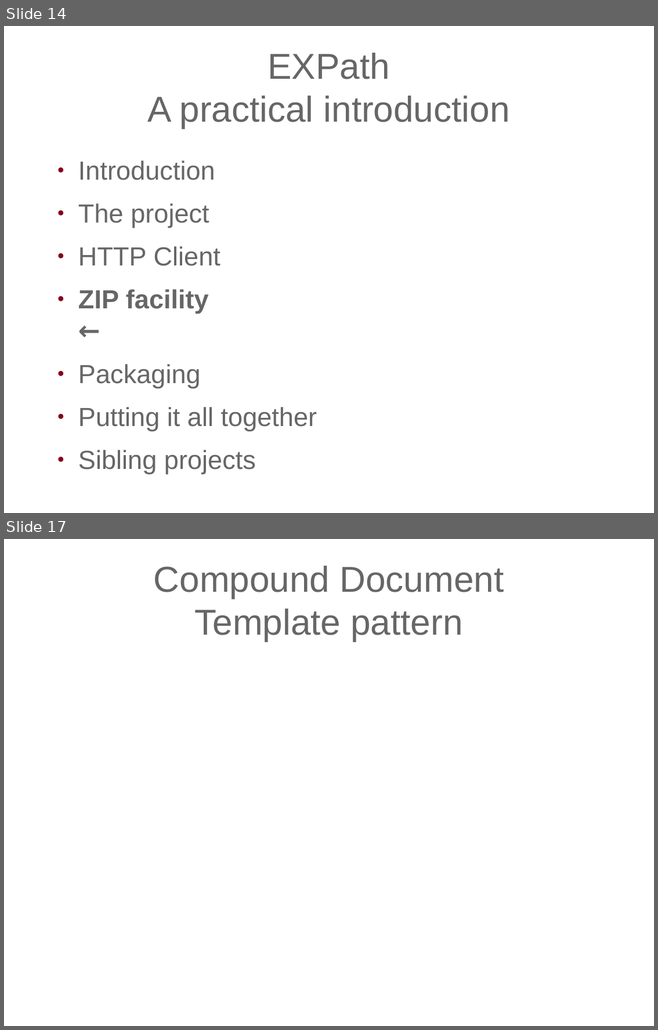
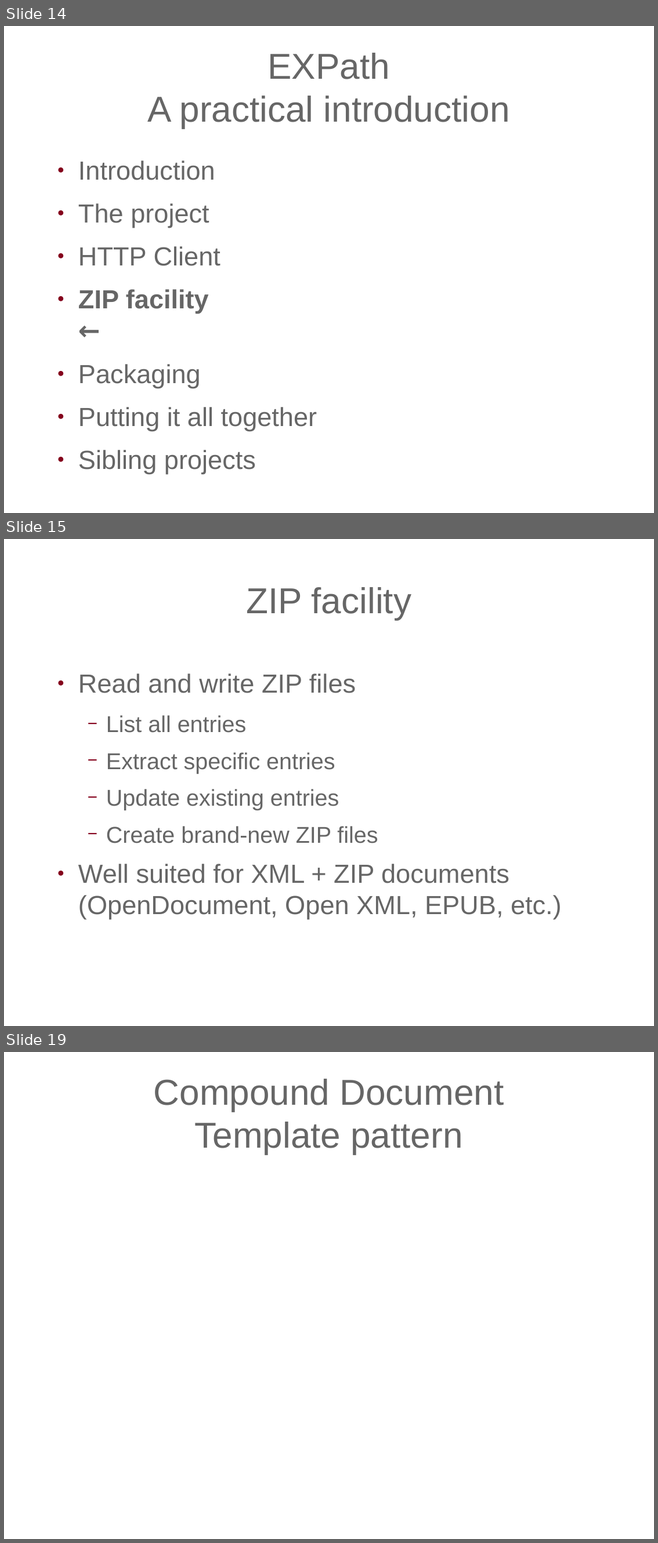
Before and after one commit to expath/expath-www, a slide deck: misc/2009-balisage/presentation/balisage-expath.odp. Shown one above the other, each under a label of ours: slides 14 and 17 before the commit, slides 14, 15 and 19 after it; the slides between them are not shown. The pictures are 658x1030 and 658x1543 pixels, drawn with LibreOffice and Linux fonts; fonts in the diff are those of the drawing; background and template pictures are left out. Boxes give left, top, right and bottom in pixels: in the first picture for what was removed or moved away, otherwise in the second. Text is boxed around its words. In the diff, an @@ line names an element or a change of style, - is before the commit and + after.

```diff
--- a/misc/2009-balisage/presentation/balisage-expath.odp
+++ b/misc/2009-balisage/presentation/balisage-expath.odp
@@ slide 15 added at box(4, 539, 654, 1026), background picture (left out) @@
@@ title added at box(246, 587, 411, 620), 44 pt, text #666666 @@
+ZIP facility
@@ text added at box(78, 674, 561, 919), 32 pt, text #666666 @@
+● Read and write ZIP files
+  − List all entries
+  − Extract specific entries
+  − Update existing entries
+  − Create brand-new ZIP files
+● Well suited for XML + ZIP documents (OpenDocument, Open XML, EPUB, etc.)
@@ what was slide 17 is now slide 19 @@
```
Also in this commit, not shown: 7 other slides added, 3 slides removed, 1 other file.
